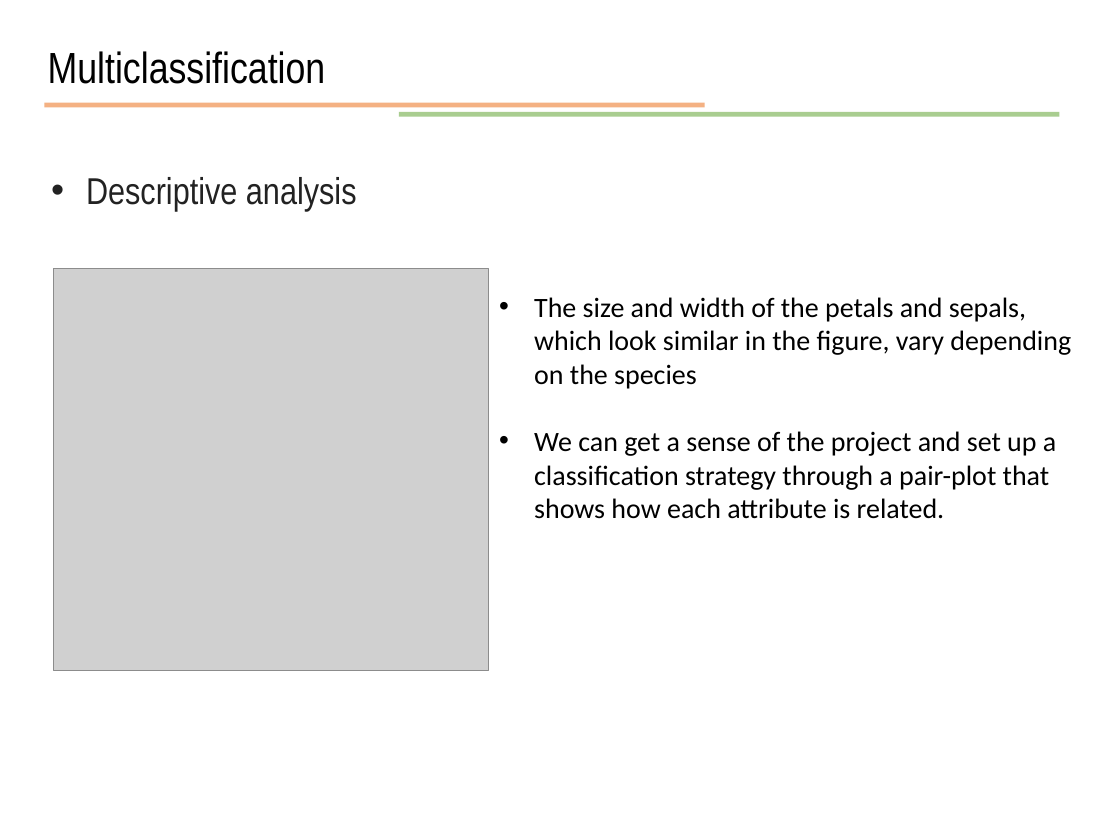
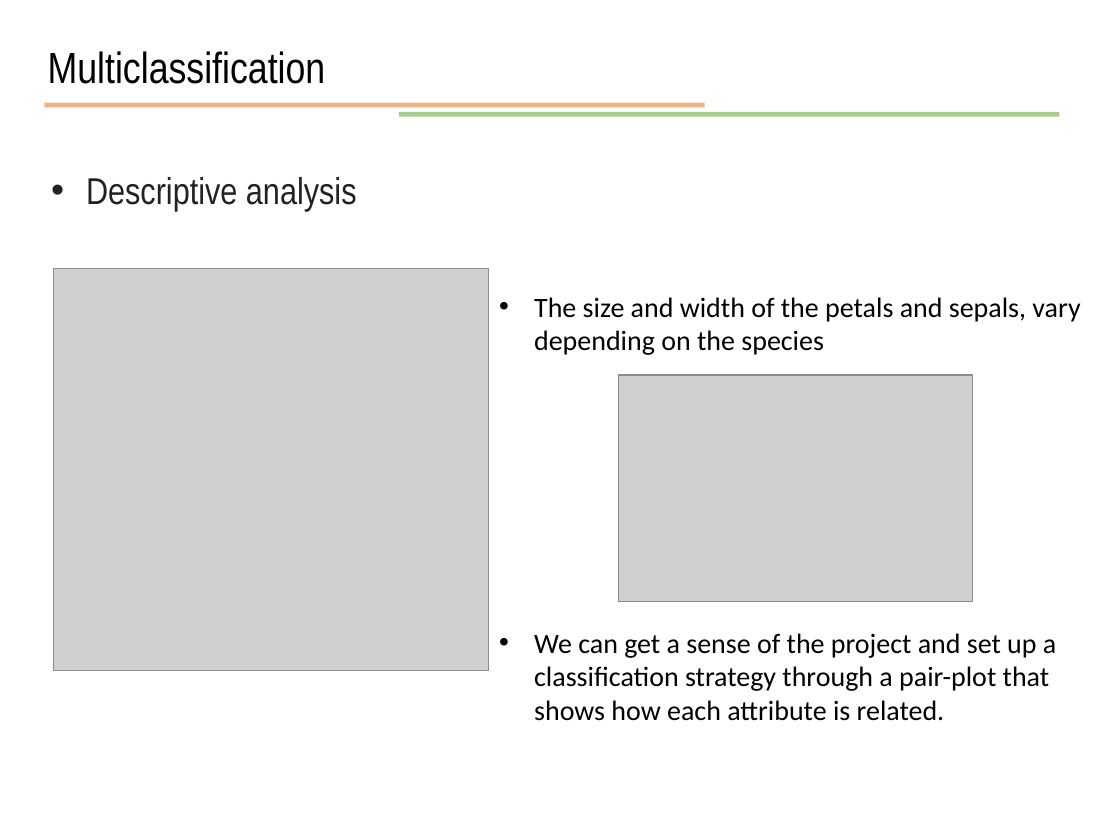
Before and after one commit to JunetaeKim/DeepLearningClass, a slide deck: slide 9 of Week10/week10 Drill with TensorFlow 2.x.pptx. Drawn at 1120x840 pixels with LibreOffice and Linux fonts; fonts in the diff are those of the drawing; grey boxes stand for pictures. Boxes give left, top, right and bottom in pixels: in the first picture for what was removed or moved away, otherwise in the second. Text is boxed around its words. In the diff, an @@ line names an element or a change of style, - is before the commit and + after.

```diff
--- a/Week10/week10 Drill with TensorFlow 2.x.pptx
+++ b/Week10/week10 Drill with TensorFlow 2.x.pptx
@@ text at (534, 297, 1080, 355): text changed @@
-• The size and width of the petals and sepals, which look similar in the figure, vary depending on the species
+• The size and width of the petals and sepals, vary depending on the species
@@ picture added at (619, 375, 972, 603) @@
```
Also in this commit, not shown: 1 other slide changed, 1 other file.
